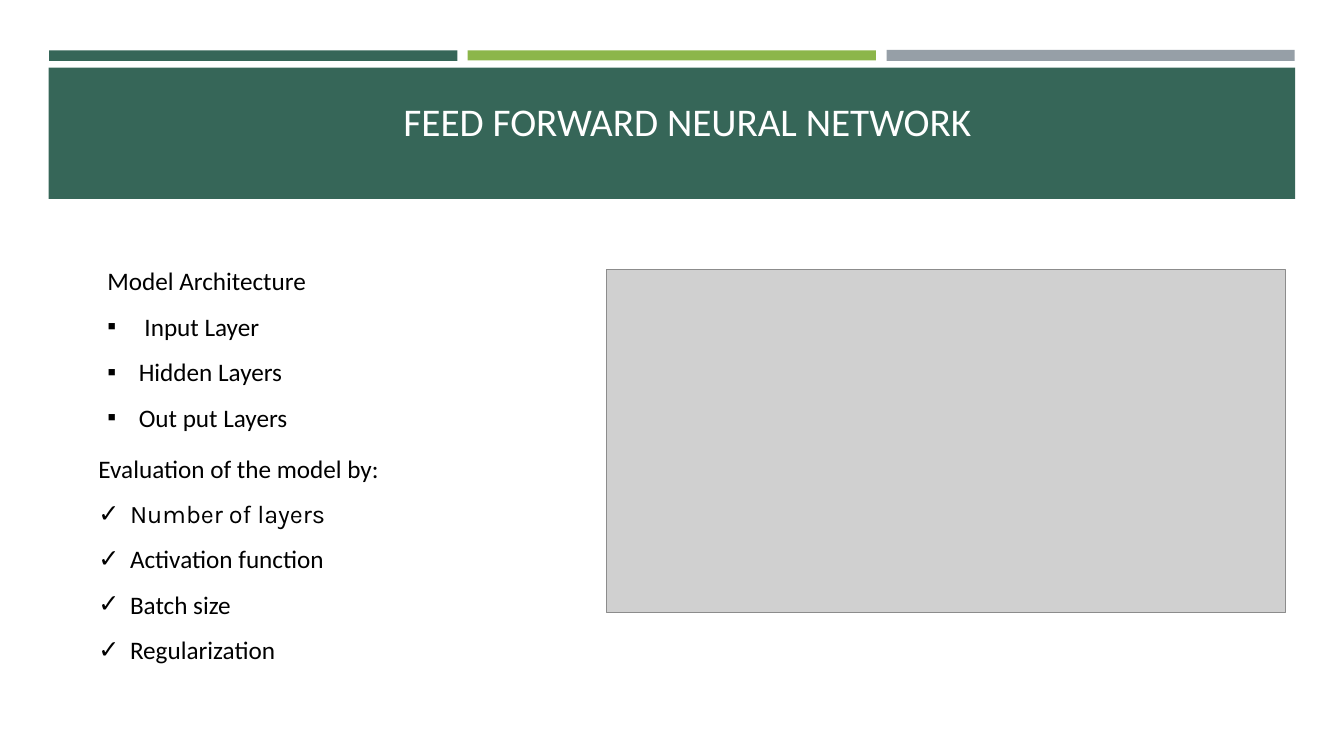
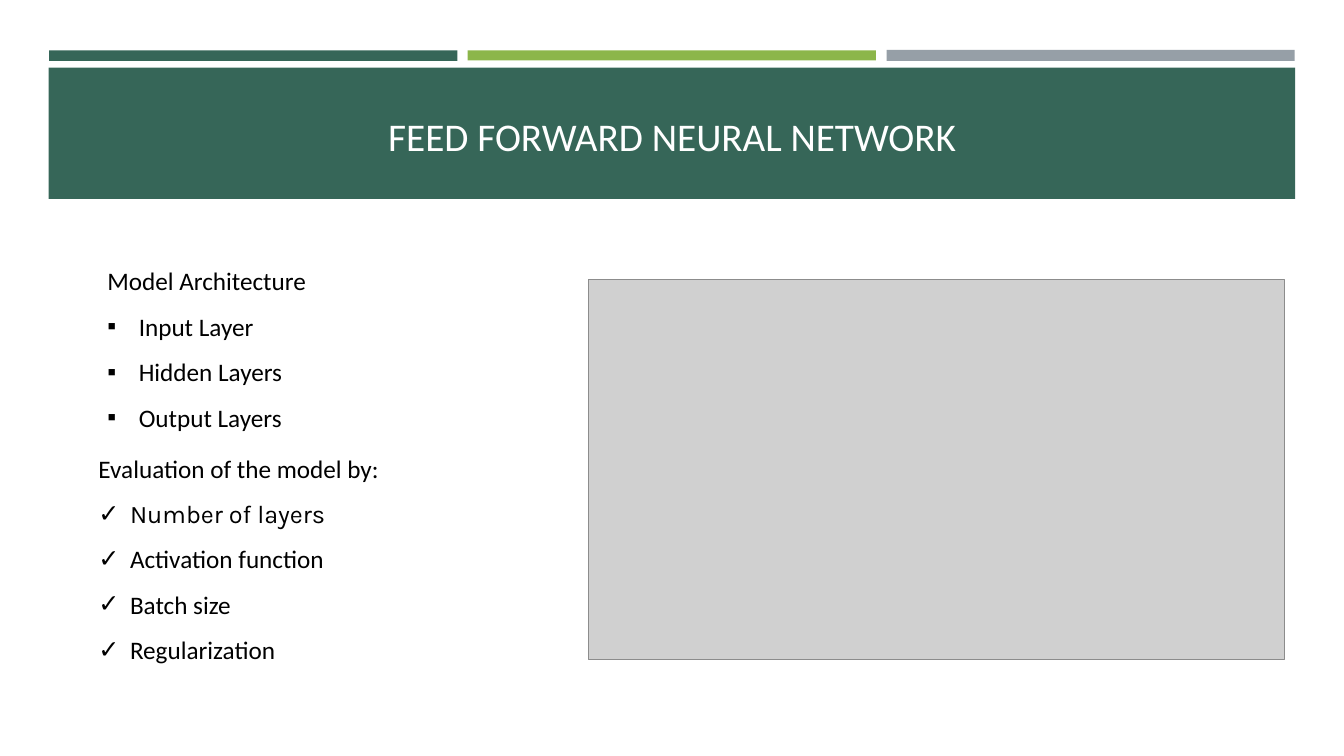
Before and after one commit to mrshokri/DAT-550, a slide deck: slide 3 of Presentation.pptx. Drawn at 1344x756 pixels with LibreOffice and Linux fonts; fonts in the diff are those of the drawing; grey boxes stand for pictures. Boxes give left, top, right and bottom in pixels: in the first picture for what was removed or moved away, otherwise in the second. Text is boxed around its words. In the diff, an @@ line names an element or a change of style, - is before the commit and + after.

```diff
--- a/Presentation.pptx
+++ b/Presentation.pptx
@@ title "FEED FORWARD NEURAL NETWORK": place and size @@
-title "FEED FORWARD NEURAL NETWORK" at [403,110,971,137]
+title "FEED FORWARD NEURAL NETWORK" at [388,125,956,152]
@@ picture: place and size @@
-picture at [607,270,1287,613]
+picture at [589,280,1286,660]
@@ text at [139,410,282,431]: spaces changed @@
-▪ Out put Layers
+▪ Output Layers
```
Also in this commit, not shown: 3 other slides changed, 4 slides added, 4 slides removed, 1 other file.
